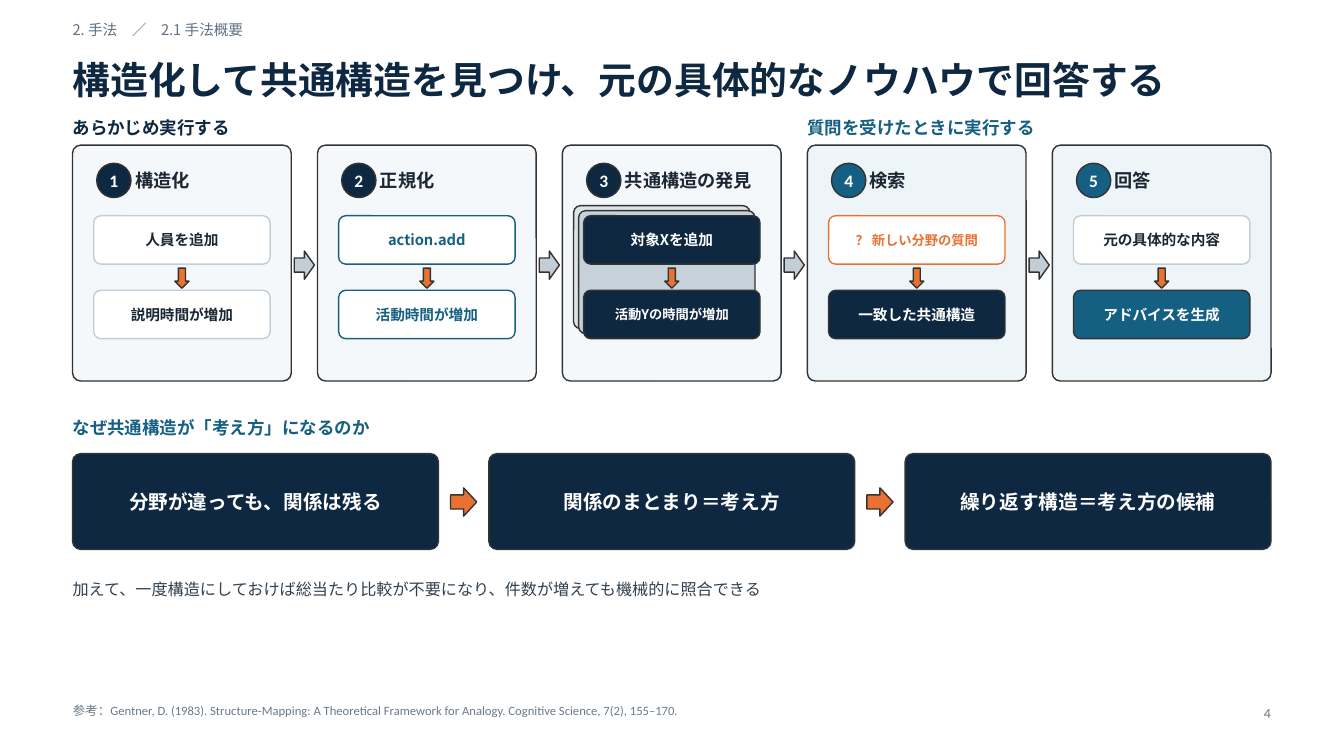
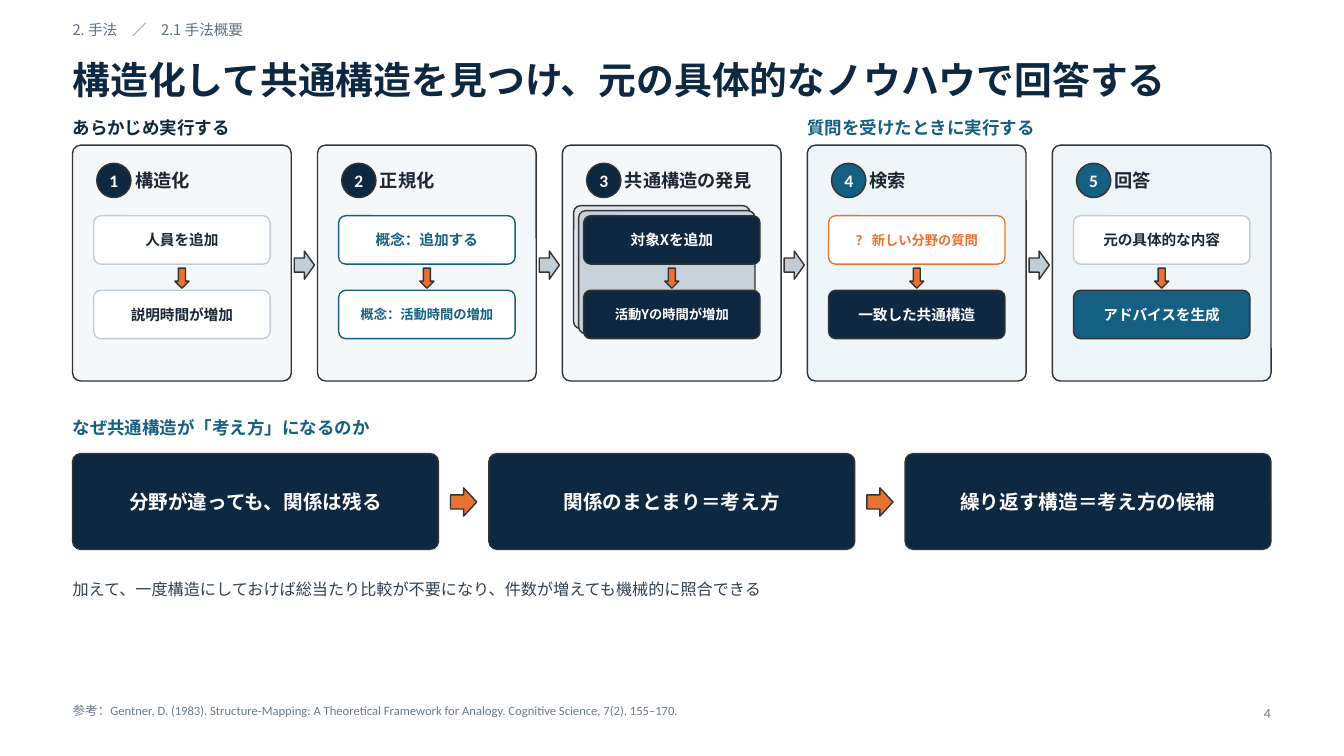
Before and after one commit to fumin0ri/structuring, a slide deck: slide 4 of インターン成果報告.pptx. Drawn at 1344x756 pixels with LibreOffice and Linux fonts; fonts in the diff are those of the drawing. Boxes give left, top, right and bottom in pixels: in the first picture for what was removed or moved away, otherwise in the second. Text is boxed around its words. In the diff, an @@ line names an element or a change of style, - is before the commit and + after.

```diff
--- a/インターン成果報告.pptx
+++ b/インターン成果報告.pptx
@@ text at [376,232,478,247]: text changed @@
-action.add
+概念：追加する
@@ text at [361,307,494,321]: text changed; size 10.5 to 9.5 pt @@
-活動時間が増加
+概念：活動時間の増加
```
Also in this commit, not shown: 2 other slides changed, 1 slide added, 1 slide removed.
